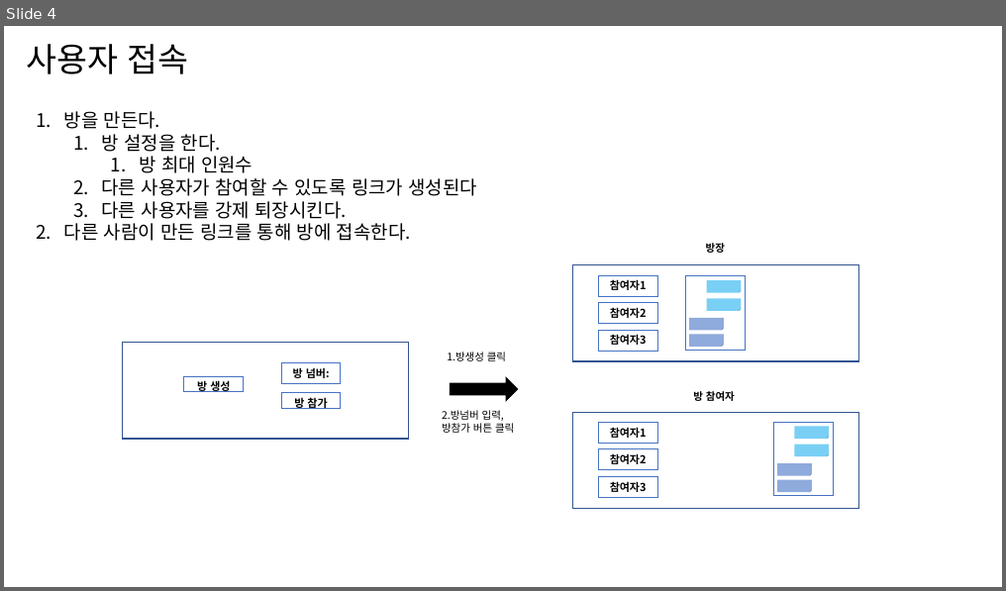
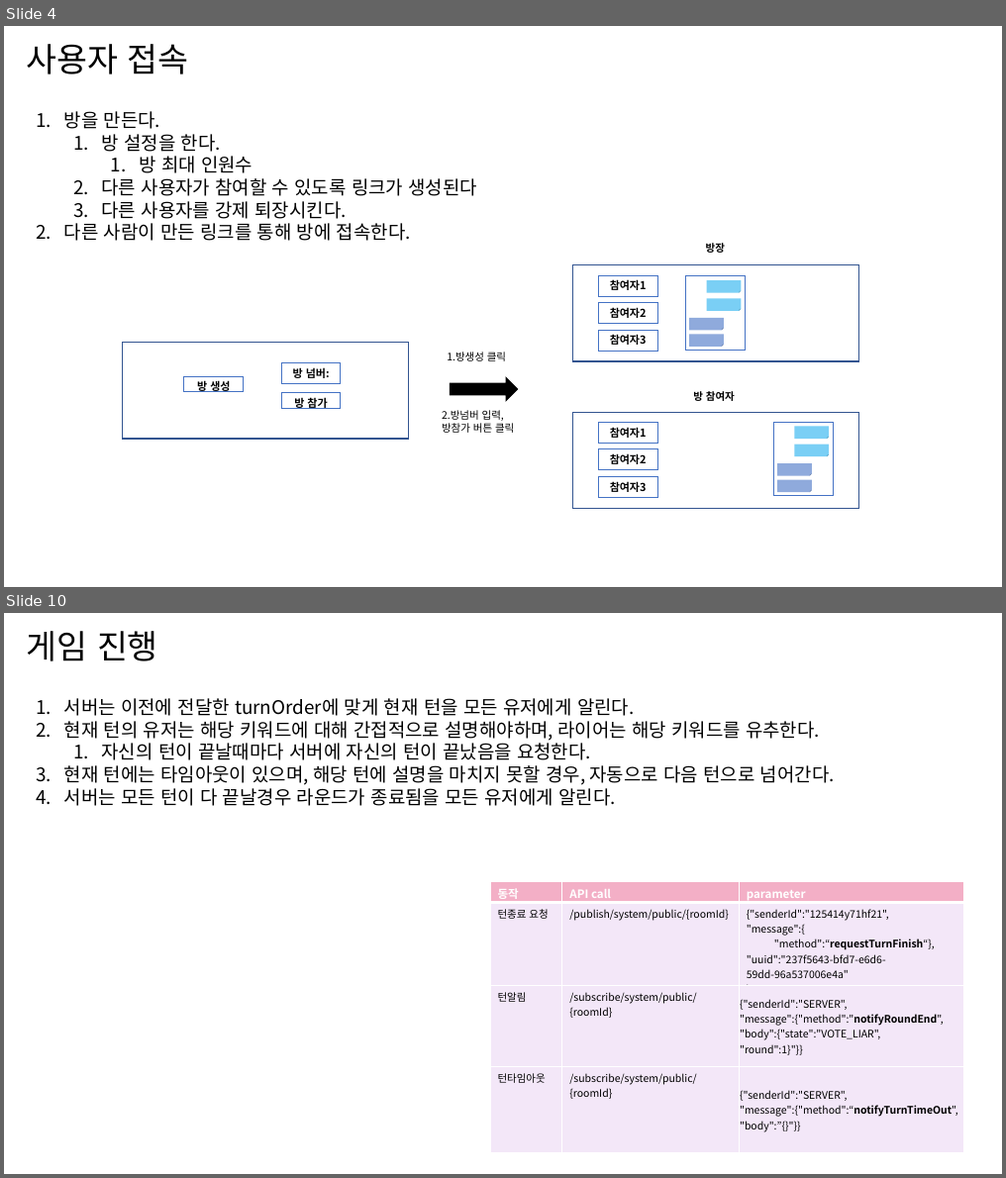
Before and after one commit to LiarGameDevelop/LiarGameServer, a slide deck: doc/document.pptx. Shown one above the other, each under a label of ours: slide 4 before the commit, slides 4 and 10 after it; the slides between them are not shown. The pictures are 1006x591 and 1006x1178 pixels, drawn with LibreOffice and Linux fonts; fonts in the diff are those of the drawing. Boxes give left, top, right and bottom in pixels: in the first picture for what was removed or moved away, otherwise in the second. Text is boxed around its words. In the diff, an @@ line names an element or a change of style, - is before the commit and + after.

Commit message:
[ADD] OPEN_LIAR/LIAR_ANSWER /PUBLISH_SCORE state service && controller code implementation

```diff
--- a/doc/document.pptx
+++ b/doc/document.pptx
@@ slide 10 added at (x1=4, y1=613, x2=1002, y2=1174), background #FFFFFF @@
@@ title added at (x1=27, y1=631, x2=158, y2=662), 32 pt, text #000000 @@
+게임 진행
@@ text added at (x1=64, y1=698, x2=835, y2=806), 18 pt, text #000000 @@
+1. 서버는 이전에 전달한 turnOrder에 맞게 현재 턴을 모든 유저에게 알린다.
+2. 현재 턴의 유저는 해당 키워드에 대해 간접적으로 설명해야하며, 라이어는 해당 키워드를 유추한다.
+  1. 자신의 턴이 끝날때마다 서버에 자신의 턴이 끝났음을 요청한다.
+3. 현재 턴에는 타임아웃이 있으며, 해당 턴에 설명을 마치지 못할 경우, 자동으로 다음 턴으로 넘어간다.
+4. 서버는 모든 턴이 다 끝날경우 라운드가 종료됨을 모든 유저에게 알린다.
@@ table added at (x1=491, y1=881, x2=963, y2=1153), 4 rows, 3 columns @@
+동작 | API call | parameter
+턴종료 요청 | /publish/system/public/{roomId} | {"senderId":"125414y71hf21", / "message":{ / "method":“requestTurnFinish“}, "uuid":"237f5643-bfd7-e6d6-59dd-96a537006e4a" / }
+턴알림 | /subscribe/system/public/{roomId} | {"senderId":"SERVER", "message":{"method":"notifyRoundEnd", "body":{"state":"VOTE_LIAR", "round":1}"}}
+턴타임아웃 | /subscribe/system/public/{roomId} | {"senderId":"SERVER", "message":{"method":“notifyTurnTimeOut", "body":”{}"}}
```
Also in this commit, not shown: 5 slides changed, 7 other slides added, 2 slides removed, 13 other files.
